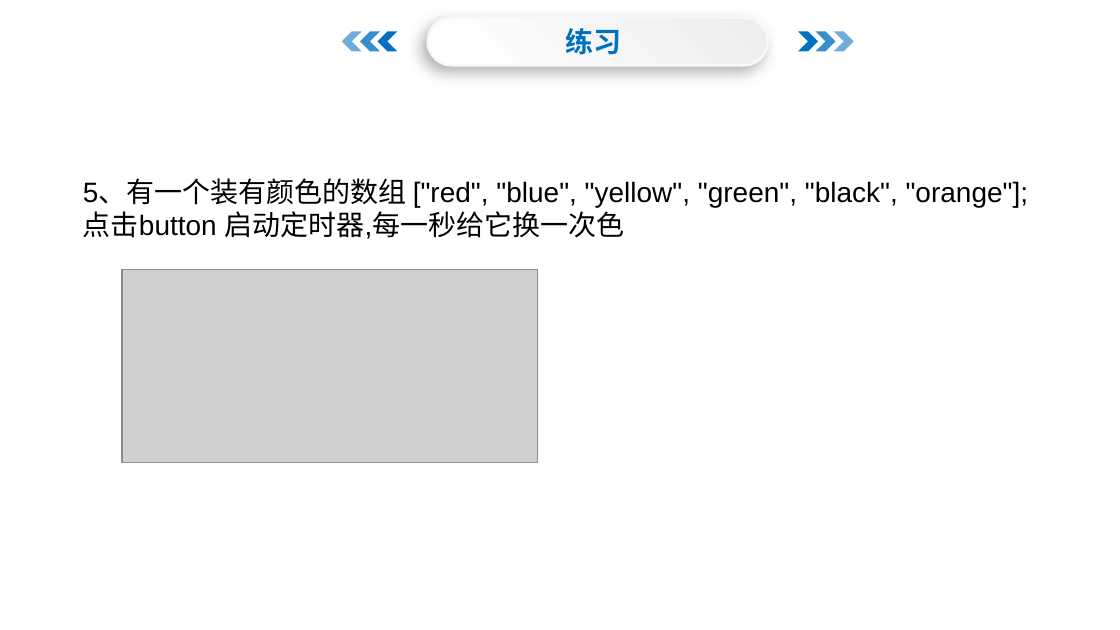
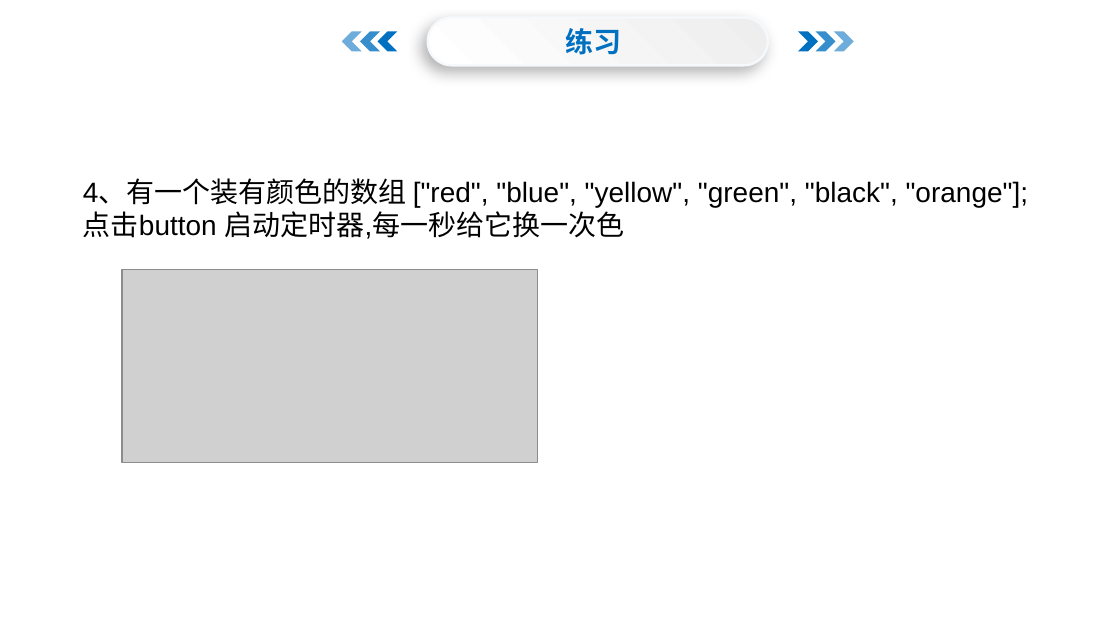
Before and after one commit to menglaoda/web-, a slide deck: slide 20 of PPT/JS/08JavaScript对象.pptx (slide 21 before the commit). Drawn at 1120x630 pixels with LibreOffice and Linux fonts; fonts in the diff are those of the drawing; grey boxes stand for pictures; background and template pictures are left out. Boxes give left, top, right and bottom in pixels: in the first picture for what was removed or moved away, otherwise in the second. Text is boxed around its words. In the diff, an @@ line names an element or a change of style, - is before the commit and + after.

```diff
--- a/PPT/JS/08JavaScript对象.pptx
+++ b/PPT/JS/08JavaScript对象.pptx
@@ text at [83, 180, 1029, 207]: text changed @@
-5、有一个装有颜色的数组 ["red", "blue", "yellow", "green", "black", "orange"];
+4、有一个装有颜色的数组 ["red", "blue", "yellow", "green", "black", "orange"];
```
Also in this commit, not shown: 1 slide removed, 5 other files.
